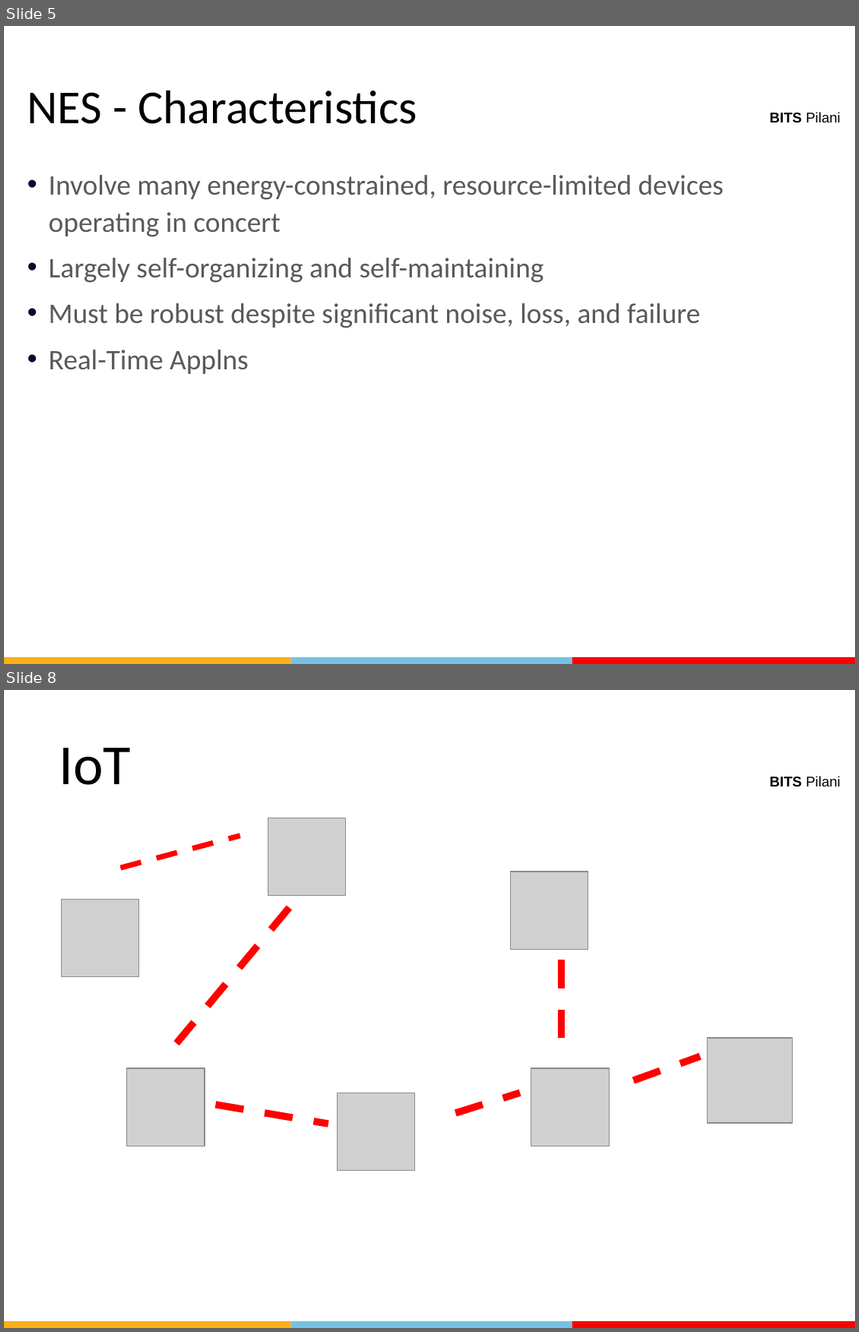
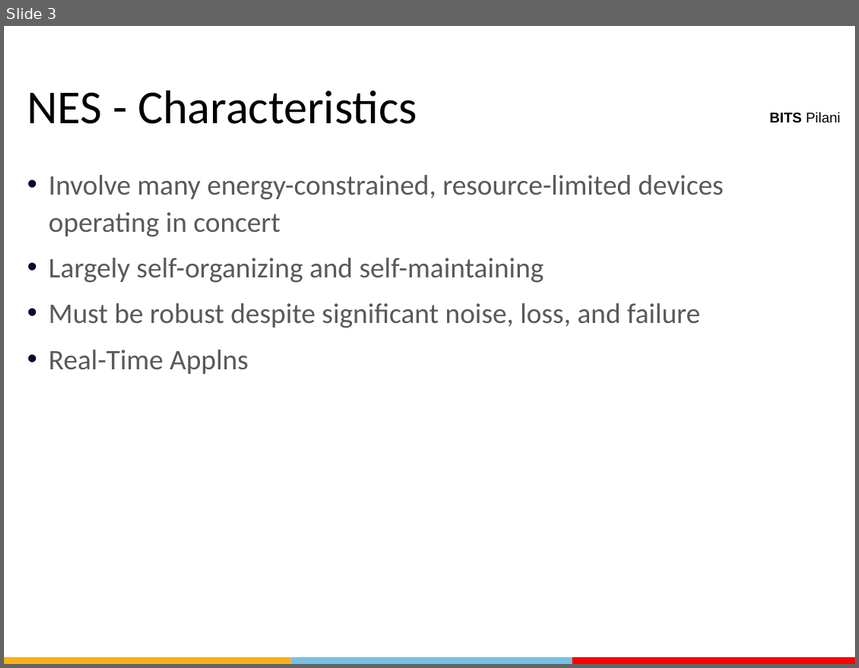
Before and after one commit to AbidKhan01ak/Mtech-7th-Sem, a slide deck: NEA/Recorded Lectures/1426783_81212_rl1.1.1.pptx. Shown one above the other, each under a label of ours: slides 5 and 8 before the commit, slide 3 after it; the slides between them are not shown. The pictures are 859x1332 and 859x668 pixels, drawn with LibreOffice and Linux fonts; fonts in the diff are those of the drawing; grey boxes stand for pictures; background and template pictures are left out. Boxes give left, top, right and bottom in pixels: in the first picture for what was removed or moved away, otherwise in the second. Text is boxed around its words. In the diff, an @@ line names an element or a change of style, - is before the commit and + after.

```diff
--- a/NEA/Recorded Lectures/1426783_81212_rl1.1.1.pptx
+++ b/NEA/Recorded Lectures/1426783_81212_rl1.1.1.pptx
@@ slide 8 removed at (4,690,855,1328), background #FFFFFF; not listed: 4 template elements that a slide beside it also shows @@
@@ title removed at (59,748,130,785) @@
-IoT
@@ picture removed at (268,818,345,896) @@
@@ freeform shape removed at (120,836,240,868) @@
@@ picture removed at (510,872,588,948) @@
@@ picture removed at (61,900,139,977) @@
@@ line removed from (289, 908) to (177, 1043) @@
@@ line removed from (562, 960) to (562, 1043) @@
@@ picture removed at (707,1038,792,1123) @@
@@ picture removed at (127,1068,205,1146) @@
@@ picture removed at (531,1068,609,1146) @@
@@ line removed from (634, 1081) to (700, 1057) @@
@@ picture removed at (338,1093,415,1170) @@
@@ line removed from (456, 1113) to (520, 1093) @@
@@ line removed from (216, 1104) to (329, 1124) @@
@@ what was slide 5 is now slide 3 @@
```
Also in this commit, not shown: 6 other slides removed, 24 other files.
